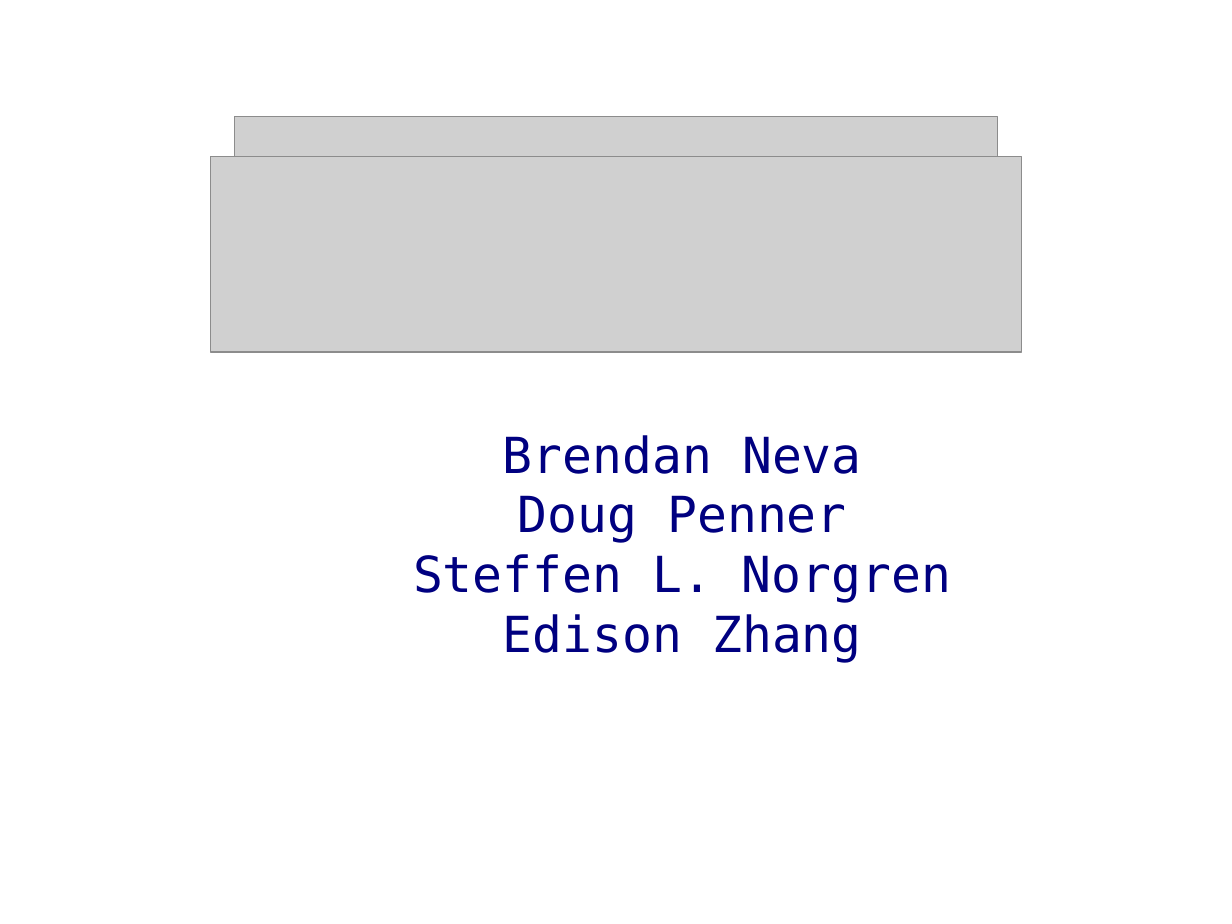
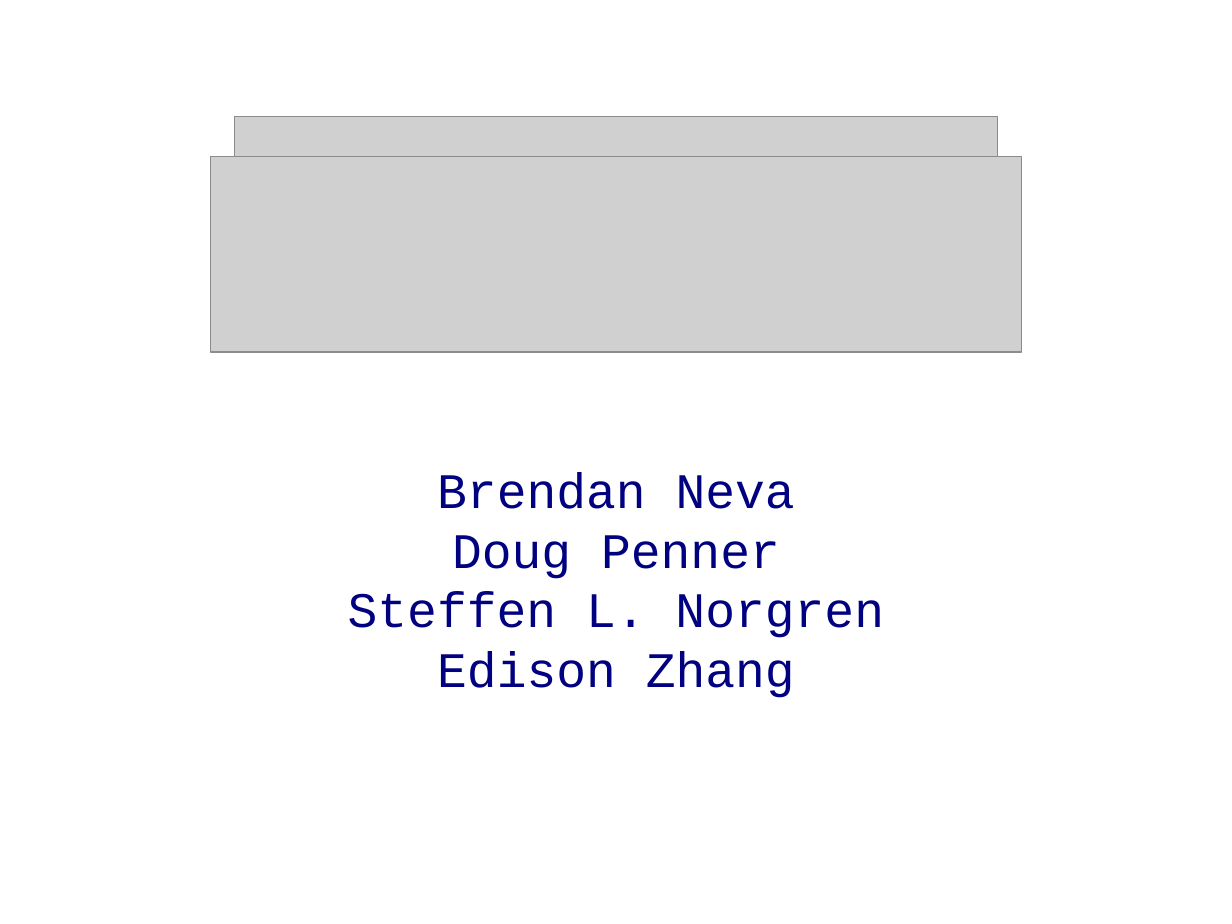
Before and after one commit to ddyngrp/bcit-courses, a slide deck: slide 2 of reports/presentation/spry_presentation.odp. Drawn at 1232x924 pixels with LibreOffice and Linux fonts; fonts in the diff are those of the drawing; grey boxes stand for pictures; background and template pictures are left out. Boxes give left, top, right and bottom in pixels: in the first picture for what was removed or moved away, otherwise in the second. Text is boxed around its words. In the diff, an @@ line names an element or a change of style, - is before the commit and + after.

Commit message:
Fixed fonts

```diff
--- a/reports/presentation/spry_presentation.odp
+++ b/reports/presentation/spry_presentation.odp
@@ text "Brendan Neva": place and size @@
-text "Brendan Neva" at box(413, 435, 951, 663)
+text "Brendan Neva" at box(348, 472, 884, 698)
@@ text "Brendan Neva" at box(348, 472, 884, 698): font DejaVu Sans Mono to Courier New @@
```
Also in this commit, not shown: 13 other slides changed.
